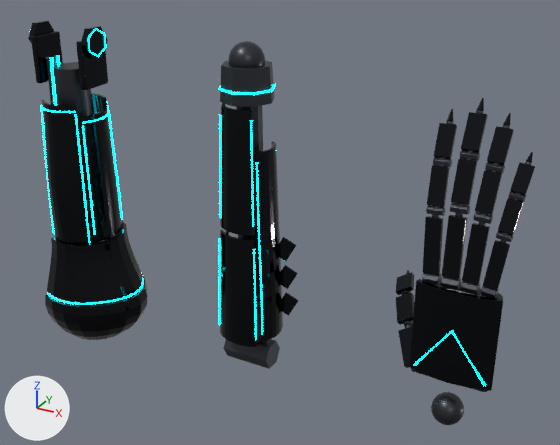
One commit to the Blender file project-chrome/assets/models/arm-neon.blend: the scene before it, then after it.
Both versions are drawn from a 50 mm camera at (1.893, -1.966, 1.483) aimed at (0.757, 0.1, 0.45). Lighting does not change. The marker at lower left points along +X, +Y and +Z. The first picture is the older version.

Names of what the first picture shows: 'Forearm', 'Hand', 'Index1', 'Index2', 'Index3', 'Middle1', 'Middle2', 'Middle3', 'Pinky1', 'Pinky2', 'Pinky3', 'Ring1', 'Ring2', 'Ring3', 'Thumb1', 'Thumb2', 'Thumb3', 'UpperArm'.
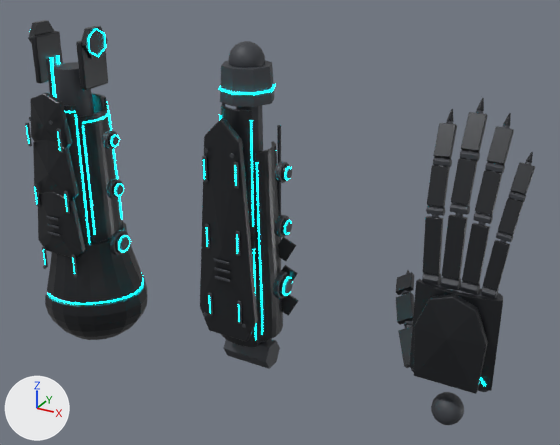
The change, as a diff of the scene's bpy script:
```diff
--- a/project-chrome/assets/models/arm-neon.blend.py
+++ b/project-chrome/assets/models/arm-neon.blend.py
@@ mat_shell @@
 mat_shell.base_color = (0.02, 0.022, 0.026)  # black #27292d
-mat_shell.metallic = 1.0
-mat_shell.roughness = 0.07
+mat_shell.metallic = 0.4
+mat_shell.roughness = 0.36
@@ mat_joint @@
 mat_joint.base_color = (0.05, 0.055, 0.065)  # dark grey #3f4248
-mat_joint.metallic = 0.85
-mat_joint.roughness = 0.38
+mat_joint.metallic = 0.18
+mat_joint.roughness = 0.55
@@ ob_neon_fore_recessed_mechanisms @@
+ob_neon_fore_recessed_mechanisms = bpy.data.objects.new('NEON fore recessed mechanisms', me_neon_fore_recessed_mechanisms)  # 2736 vertices, 2468 faces; spans x -0.091..0.147, y -0.172..0.051, z 0.18..0.8; in mat_shell (black #27292d), mat_joint (dark grey #3f4248), mat_emission (cyan #00f3ff, glowing cyan #00f3ff); modifiers BEVEL
+ob_neon_fore_recessed_mechanisms.parent = ob_forearm
+ob_neon_fore_recessed_mechanisms.location = (0.0, 0.0, 0.0)
@@ ob_neon_upper_recessed_mechanisms @@
+ob_neon_upper_recessed_mechanisms = bpy.data.objects.new('NEON upper recessed mechanisms', me_neon_upper_recessed_mechanisms)  # 2736 vertices, 2468 faces; spans x -0.091..0.172, y -0.172..0.051, z 0.18..0.8; in mat_shell (black #27292d), mat_joint (dark grey #3f4248), mat_emission (cyan #00f3ff, glowing cyan #00f3ff); modifiers BEVEL
+ob_neon_upper_recessed_mechanisms.parent = ob_upperarm
+ob_neon_upper_recessed_mechanisms.location = (0.0, 0.0, 0.0)
@@ ob_neon_backhand_armor @@
+ob_neon_backhand_armor = bpy.data.objects.new('NEON backhand armor', me_neon_backhand_armor)  # 15 vertices, 15 faces; spans x -0.106..0.106, y -0.086..-0.048, z 0.13..0.425; in mat_shell (black #27292d); modifiers BEVEL
+ob_neon_backhand_armor.parent = ob_hand
+ob_neon_backhand_armor.location = (0.0, 0.0, 0.0)
@@ ob_neon_forearm_central_armor @@
+ob_neon_forearm_central_armor = bpy.data.objects.new('NEON forearm central armor', me_neon_forearm_central_armor)  # 19 vertices, 19 faces; spans x -0.105..0.105, y -0.167..-0.129, z 0.13..0.86; in mat_shell (black #27292d); modifiers BEVEL
+ob_neon_forearm_central_armor.parent = ob_forearm
+ob_neon_forearm_central_armor.location = (0.0, 0.0, 0.0)
@@ ob_neon_shoulder_layered_plate_2 @@
+ob_neon_shoulder_layered_plate_2 = bpy.data.objects.new('NEON shoulder layered plate 2', me_neon_shoulder_layered_plate_2)  # 15 vertices, 15 faces; spans x -0.085..0.085, y -0.155..-0.117, z 0.65..0.845; in mat_shell (black #27292d); modifiers BEVEL
+ob_neon_shoulder_layered_plate_2.parent = ob_upperarm
+ob_neon_shoulder_layered_plate_2.location = (0.0, 0.0, 0.0)
@@ ob_neon_shoulder_layered_plate_1 @@
+ob_neon_shoulder_layered_plate_1 = bpy.data.objects.new('NEON shoulder layered plate 1', me_neon_shoulder_layered_plate_1)  # 15 vertices, 15 faces; spans x -0.095..0.095, y -0.161..-0.123, z 0.47..0.695; in mat_shell (black #27292d); modifiers BEVEL
+ob_neon_shoulder_layered_plate_1.parent = ob_upperarm
+ob_neon_shoulder_layered_plate_1.location = (0.0, 0.0, 0.0)
@@ ob_neon_shoulder_layered_plate_0 @@
+ob_neon_shoulder_layered_plate_0 = bpy.data.objects.new('NEON shoulder layered plate 0', me_neon_shoulder_layered_plate_0)  # 15 vertices, 15 faces; spans x -0.104..0.104, y -0.167..-0.129, z 0.26..0.505; in mat_shell (black #27292d); modifiers BEVEL
+ob_neon_shoulder_layered_plate_0.parent = ob_upperarm
+ob_neon_shoulder_layered_plate_0.location = (0.0, 0.0, 0.0)
```

Where the change shows, as pixel boxes (x1, y1, x2, y2) in the pictures (560 x 445 px):
'UpperArm', surface changed (lighter)
    both: (28, 20, 148, 340)
'Forearm', surface changed
    both: (218, 41, 298, 355)
'NEON forearm central armor', added (black)
    after: (200, 118, 258, 342)
'Hand', surface changed
    both: (409, 279, 503, 425)
'NEON backhand armor', added (black)
    after: (414, 294, 488, 394)
'NEON shoulder layered plate 0', added (black)
    after: (38, 192, 86, 259)
'NEON fore recessed mechanisms', added
    after: (202, 125, 293, 328)
'NEON shoulder layered plate 1', added (black)
    after: (33, 140, 79, 201)
'NEON upper recessed mechanisms', added
    after: (25, 97, 130, 278)
'NEON shoulder layered plate 2', added (black)
    after: (30, 93, 72, 148)
'Middle1', surface changed
    both: (441, 213, 468, 290)
'Ring1', surface changed
    both: (461, 222, 490, 295)
'Index1', surface changed
    both: (422, 214, 443, 285)
'Middle2', surface changed (lighter)
    both: (450, 158, 477, 215)
'Middle3', surface changed (black to dark grey)
    both: (460, 98, 488, 162)
'Ring2', surface changed (lighter)
    both: (473, 170, 502, 224)
'Pinky1', surface changed
    both: (481, 239, 510, 298)
'Ring3', surface changed (black to dark grey)
    both: (485, 113, 514, 174)
'Index2', surface changed (lighter)
    both: (426, 165, 450, 216)
'Index3', surface changed (black to dark grey)
    both: (433, 109, 457, 167)
'Pinky2', surface changed
    both: (496, 198, 523, 242)
'Pinky3', surface changed (lighter)
    both: (508, 152, 535, 202)
'Thumb2', surface changed (lighter)
    both: (396, 292, 414, 326)
'Thumb1', surface changed (lighter)
    both: (398, 325, 414, 372)
'Thumb3', surface changed (lighter)
    both: (396, 270, 414, 295)
